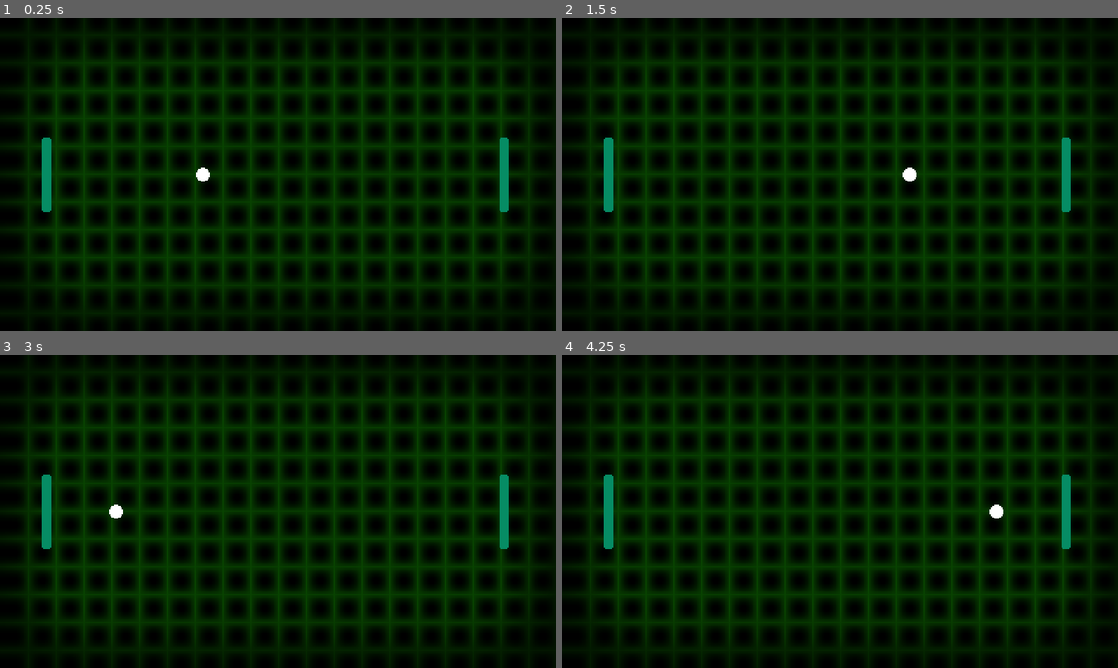
Above: before the commit, frames 1-4 (two rows, left to right).
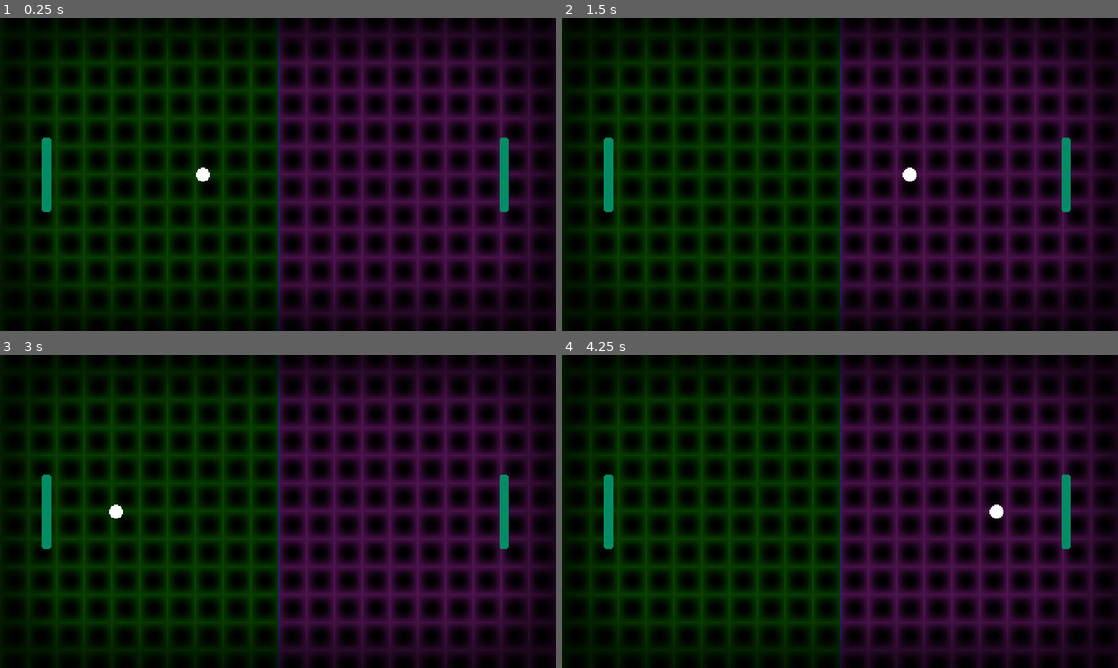
Above: after the commit, the same moments.

Repository: adatechschool/spin-spong
Game: Godot game, scene res://scenes/Pong.tscn
The game is run twice, just before and just after one commit, with the same random seed, the same clock (stepped at 60 frames per second) and the same inputs.
Inputs:
- Up to frame 1 (0.25 s): no input
- Up to frame 2 (1.5 s): no input
- Up to frame 3 (3 s): no input
- Up to frame 4 (4.25 s): no input

The runs differ from the first frame. In frame 1, 30% of the frame differs, in the area x 0-100%, y 0-100%; in frame 2, 30%; in frame 3, 30%; in frame 4, 30%.

Commit message:
Score reset when reaching arbitrary target

Diff:
--- a/scenes/RetroBackground.tscn
+++ b/scenes/RetroBackground.tscn
@@ -9,8 +9,9 @@
 [node name="Background" type="ParallaxLayer" parent="."]
 
 [node name="TextureRect" type="TextureRect" parent="Background"]
-margin_right = 40.0
-margin_bottom = 40.0
+margin_left = -240.0
+margin_right = 720.0
+margin_bottom = 270.0
 texture = ExtResource( 2 )
 __meta__ = {
 "_edit_use_anchors_": false
--- a/scripts/Pong.gd
+++ b/scripts/Pong.gd
@@ -13,10 +13,14 @@
 
 func adriel_touched(_body: GenericBall):
 	Score.safe_increase()
+	if Score.increase_did_reach_target():
+		Score.reset()
 
 
 func luc_touched(_body: GenericBall):
 	Score.safe_decrease()
+	if Score.decrease_did_reach_target():
+		Score.reset()
 
 
 func reset_lock(_body: GenericBall):
--- a/scripts/util/Score.gd
+++ b/scripts/util/Score.gd
@@ -1,5 +1,11 @@
 extends Node
 
+signal increased
+signal decreased
+signal locked
+signal unlocked
+
+const target := 6
 var score := 0
 var locked := true
 
@@ -9,31 +15,35 @@
 	print(score)
 
 
+func lock():
+	locked = true
+	emit_signal("locked")
+func unlock():
+	locked = false
+	emit_signal("unlocked")
+
+
 func increase():
 	score += 1
+	emit_signal("increased")
 	print(score)
-
-
 func decrease():
 	score -= 1
+	emit_signal("decreased")
 	print(score)
-
-
-func lock():
-	locked = true
-
-
-func unlock():
-	locked = false
 
 
 func safe_increase():
 	if not locked:
 		self.increase()
 	self.lock()
-
-
 func safe_decrease():
 	if not locked:
 		self.decrease()
 	self.lock()
+
+
+func increase_did_reach_target() -> bool:
+	return score >= target
+func decrease_did_reach_target() -> bool:
+	return - score >= target
